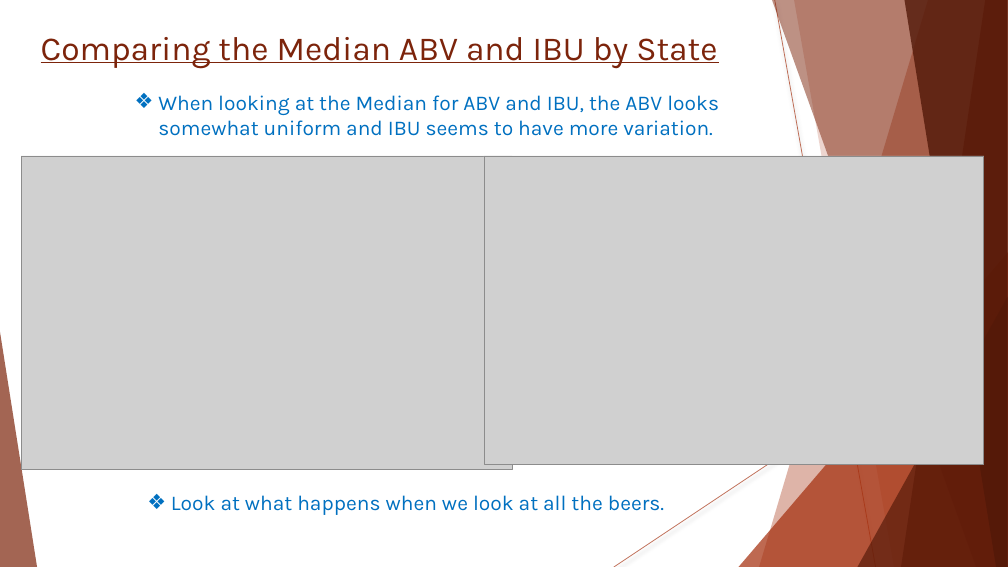
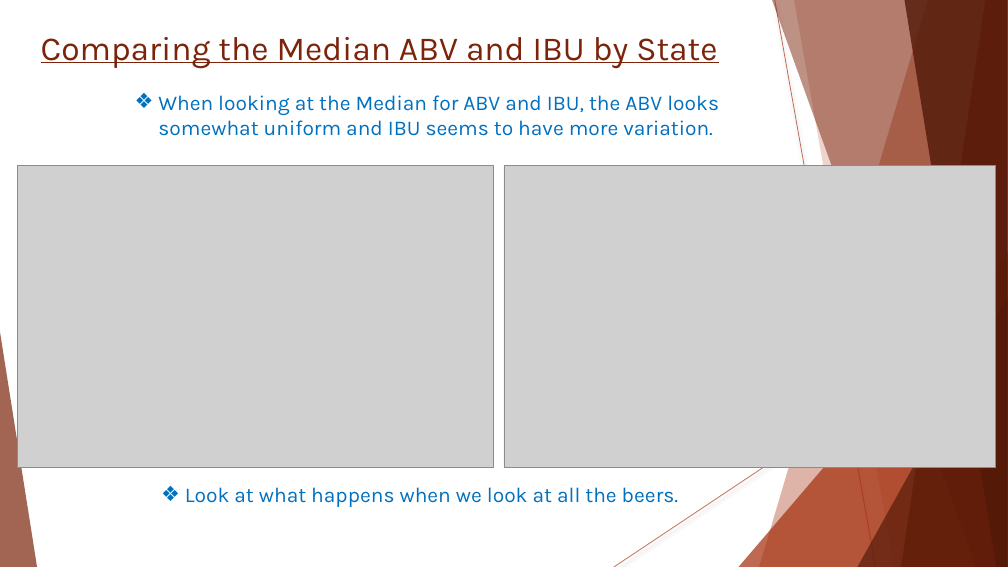
Before and after one commit to Wu-Sophia/BeerAnalysis, a slide deck: slide 6 of DataDynamos_BeerMarketingPresentation.pptx. Drawn at 1008x567 pixels with LibreOffice and Linux fonts; fonts in the diff are those of the drawing; grey boxes stand for pictures. Boxes give left, top, right and bottom in pixels: in the first picture for what was removed or moved away, otherwise in the second. Text is boxed around its words. In the diff, an @@ line names an element or a change of style, - is before the commit and + after.

```diff
--- a/DataDynamos_BeerMarketingPresentation.pptx
+++ b/DataDynamos_BeerMarketingPresentation.pptx
@@ picture: place and size @@
-picture at (21,156,512,469)
+picture at (17,165,494,467)
@@ picture: place and size @@
-picture at (484,156,984,464)
+picture at (504,165,996,467)
@@ text "Look at what happens when ...": place and size @@
-text "Look at what happens when ..." at (171,495,664,515)
+text "Look at what happens when ..." at (185,487,678,507)
```
Also in this commit, not shown: 9 other slides changed.
